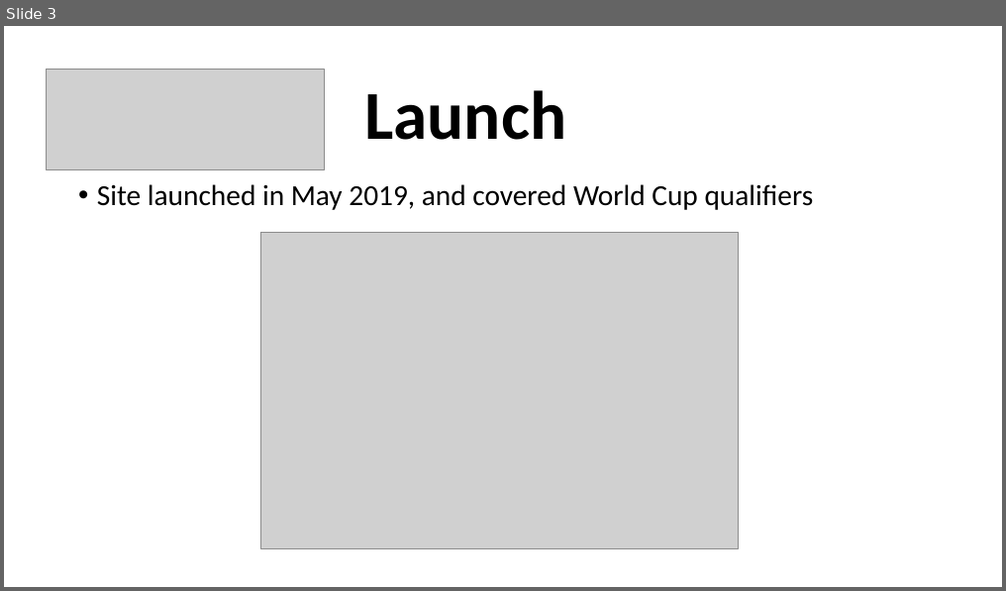
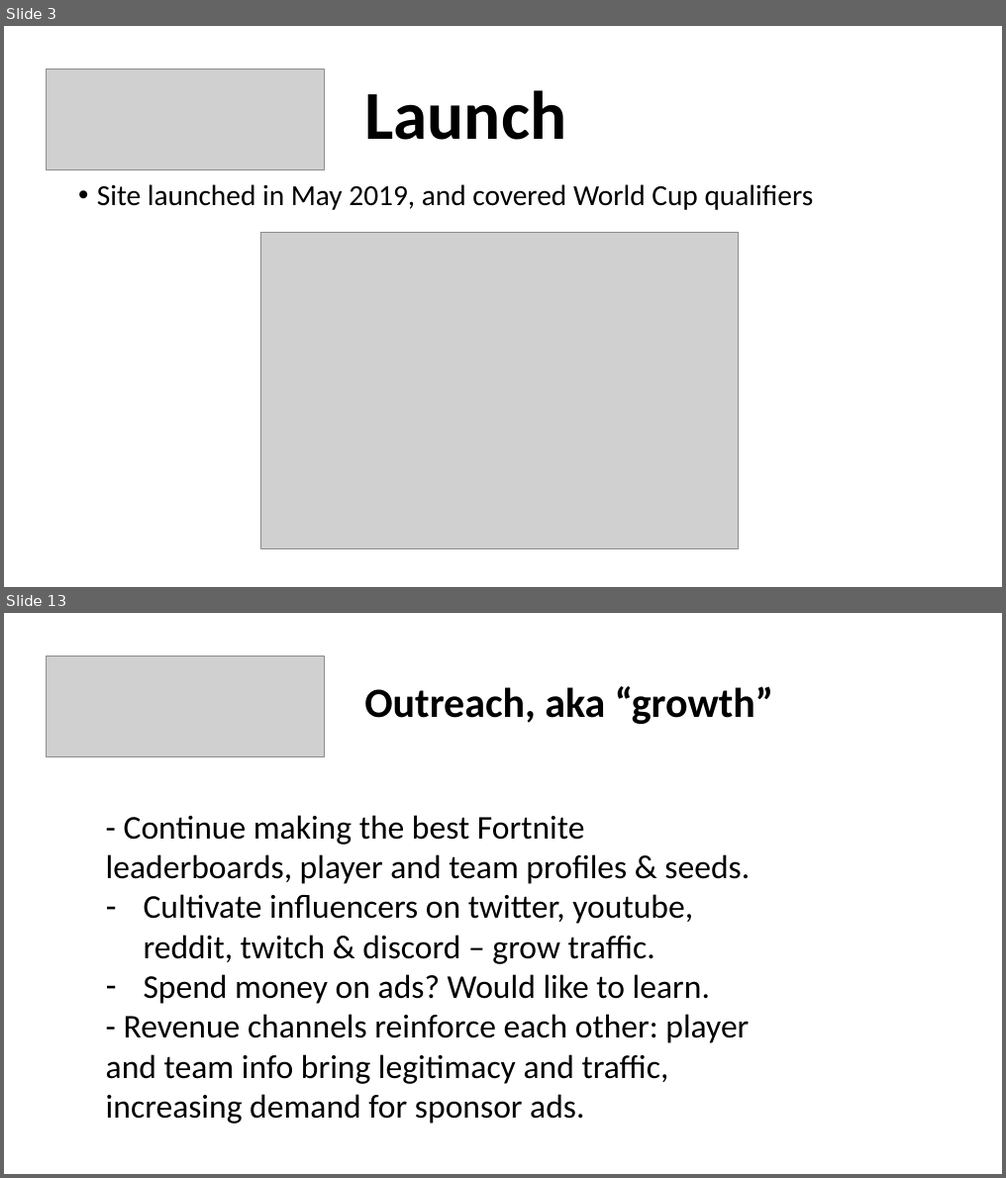
Before and after one commit to smckissock/fortnite, a slide deck: doc/Fortnite Ping Tiny Seed 2019-12-02.pptx. Shown one above the other, each under a label of ours: slide 3 before the commit, slides 3 and 13 after it; the slides between them are not shown. The pictures are 1006x591 and 1006x1178 pixels, drawn with LibreOffice and Linux fonts; fonts in the diff are those of the drawing; grey boxes stand for pictures. Boxes give left, top, right and bottom in pixels: in the first picture for what was removed or moved away, otherwise in the second. Text is boxed around its words. In the diff, an @@ line names an element or a change of style, - is before the commit and + after.

```diff
--- a/doc/Fortnite Ping Tiny Seed 2019-12-02.pptx
+++ b/doc/Fortnite Ping Tiny Seed 2019-12-02.pptx
@@ slide 13 added at bbox=[4, 613, 1002, 1174], background #FFFFFF @@
@@ picture added at bbox=[46, 656, 324, 757] @@
@@ title added at bbox=[364, 686, 773, 724], 40 pt, text #000000, bold @@
+Outreach, aka “growth”
@@ text added at bbox=[106, 815, 749, 1124], 32 pt, text #000000 @@
+- Continue making the best Fortnite leaderboards, player and team profiles & seeds.
+– Cultivate influencers on twitter, youtube, reddit, twitch & discord – grow traffic.
+– Spend money on ads? Would like to learn.
+- Revenue channels reinforce each other: player and team info bring legitimacy and traffic, increasing demand for sponsor ads.
```
Also in this commit, not shown: 5 slides changed, 8 other slides added, 2 slides removed, 2 other files.
